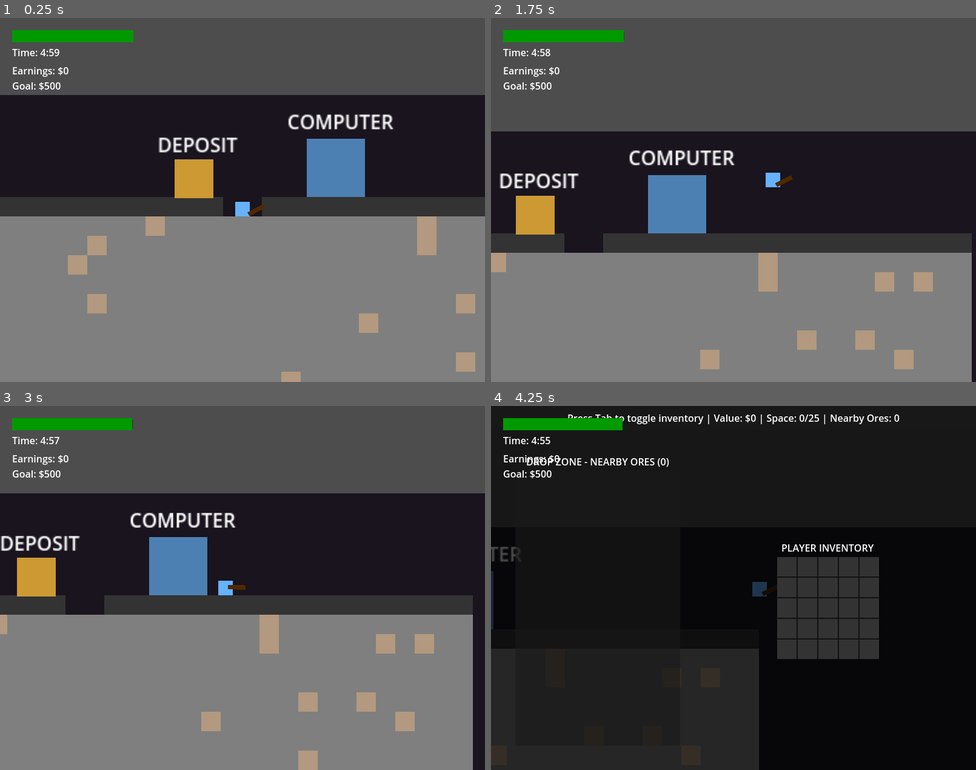
Above: before the commit, frames 1-4 (two rows, left to right).
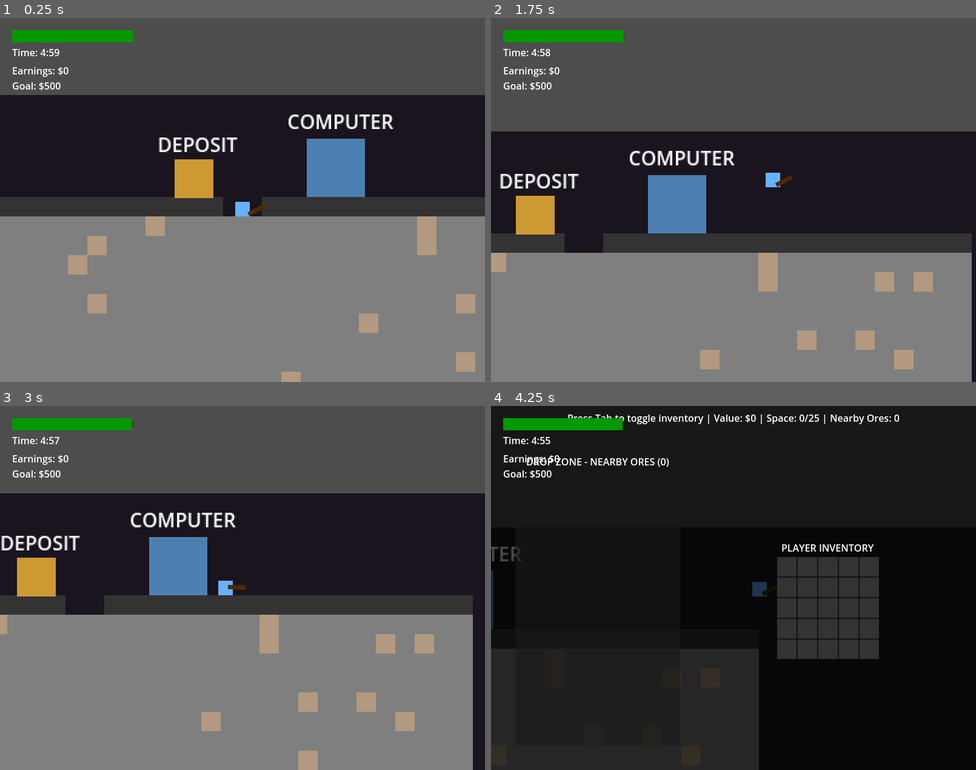
Above: after the commit, the same moments.

Repository: Tommi377/cave-packer
Game: Godot game, scene res://content/levels/mine_level.tscn
The game is run twice, just before and just after one commit, with the same random seed, the same clock (stepped at 60 frames per second) and the same inputs.
Inputs (mouse positions are in pixels of both pictures, inside the frame that each line leads up to):
- Up to frame 1 (0.25 s): no input
- Up to frame 2 (1.75 s): tap Enter (ui_accept) at 0.5 s; move the mouse to (840, 181) at 0.52 s; press the mouse at (840, 181) at 0.53 s; hold D (move_right) from 0.53 s (still down); tap Space (jump) at 0.77, 1.52 s; move the mouse to (636, 218) at 1.27 s; release the mouse at (636, 218) at 1.28 s; tap E (interact) at 1.35 s; click (636, 218) at 1.42 s
- Up to frame 3 (3 s): move the mouse to (291, 507) at 2.02 s; release D (move_right) at 2.03 s; press the mouse at (291, 507) at 2.03 s; hold A (move_left) 2.03-2.78 s; move the mouse to (218, 660) at 2.77 s; release the mouse at (218, 660) at 2.78 s; hold D (move_right) from 2.78 s (still down); tap E (interact) at 2.85 s; click (218, 660) at 2.92 s
- Up to frame 4 (4.25 s): keep holding D (move_right); tap Space (jump) at 3.02, 3.77 s; move the mouse to (879, 642) at 3.52 s; press the mouse at (879, 642) at 3.53 s; tap I (toggle_inventory) at 4.15 s

The runs differ from the first frame. In frame 1, 0.6% of the frame differs, in the area x 32-82%, y 26-37%; in frame 2, 0.5%; in frame 3, 0.5%; in frame 4, less than 0.1%.

Commit message:
clean up and sprites

Diff:
--- a/content/inventory/inventory_ui.gd
+++ b/content/inventory/inventory_ui.gd
@@ -23,6 +23,7 @@
 var held_rotation: int = 0
 var preview_position: Vector2i = Vector2i(-1, -1)
 var preview_valid: bool = false
+var held_item_grab_offset: Vector2i = Vector2i.ZERO # Track where on the item the user grabbed it
 
 var inventory_mode_active: bool = false
 var player_reference: Node2D = null
@@ -122,6 +123,7 @@
 		held_rotation = 0
 		preview_position = Vector2i(-1, -1)
 		held_from_drop_zone = false
+		held_item_grab_offset = Vector2i.ZERO
 		held_item_preview.queue_redraw() # Clear preview when closing
 
 	inventory_mode_changed.emit(inventory_mode_active)
@@ -188,6 +190,7 @@
 		held_item = ore_data
 		held_from_drop_zone = true
 		held_rotation = 0
+		held_item_grab_offset = Vector2i.ZERO # No offset for drop zone items
 		# Hide the item from the list visually
 		for i in range(drop_zone_items.size()):
 			if drop_zone_items[i].get("world_node") == ore_data.get("world_node"):
@@ -235,7 +238,9 @@
 	if grid_rect.has_point(mouse_pos):
 		var grid_x = int(mouse_pos.x / (cell_size + cell_padding))
 		var grid_y = int(mouse_pos.y / (cell_size + cell_padding))
-		preview_position = Vector2i(grid_x, grid_y)
+
+		# Apply grab offset to preview position so the item places where expected
+		preview_position = Vector2i(grid_x, grid_y) - held_item_grab_offset
 
 		var shape = inventory_grid._rotate_shape(
 			held_item.get("shape", [Vector2i(0, 0)]),
@@ -306,9 +311,15 @@
 	var ore_color = held_item.get("color", Color.GRAY)
 	ore_color.a = 0.8
 
-	# Draw centered on cursor
+	# Apply grab offset so the item is centered on the cell that was clicked
+	var offset_pixels = Vector2(
+		- held_item_grab_offset.x * (cell_size + cell_padding),
+		- held_item_grab_offset.y * (cell_size + cell_padding)
+	)
+
+	# Draw centered on cursor with offset
 	for shape_offset in shape:
-		var cell_pos = mouse_pos + Vector2(
+		var cell_pos = mouse_pos + offset_pixels + Vector2(
 			shape_offset.x * (cell_size + cell_padding),
 			shape_offset.y * (cell_size + cell_padding)
 		)
@@ -338,6 +349,7 @@
 		held_rotation = 0
 		preview_position = Vector2i(-1, -1)
 		held_from_drop_zone = false
+		held_item_grab_offset = Vector2i.ZERO
 
 		# Clear the held item preview
 		held_item_preview.queue_redraw()
@@ -365,6 +377,7 @@
 			print("Cannot return item - no space")
 
 	preview_position = Vector2i(-1, -1)
+	held_item_grab_offset = Vector2i.ZERO
 
 	# Clear the held item preview
 	held_item_preview.queue_redraw()
@@ -394,7 +407,12 @@
 			if not ore_data.is_empty():
 				held_item = ore_data
 				held_from_drop_zone = false
-				held_rotation = ore_data.get("rotation", 0)
+				held_rotation = 0 # Reset rotation when picking up
+
+				# Calculate grab offset - which cell of the ore was clicked
+				var ore_origin = ore_data.get("grid_position", Vector2i(0, 0))
+				held_item_grab_offset = grid_pos - ore_origin
+
 				_update_ui()
 
 func _remove_ore_from_world(ore_data: Dictionary) -> void:
--- a/content/world/ores/ore_crystal.tscn
+++ /dev/null
@@ -1,34 +0,0 @@
-[gd_scene load_steps=5 format=3 uid="uid://cy5nuh31d7kjl"]
-
-[ext_resource type="Script" uid="uid://dc2ufhjxefycq" path="res://content/world/ores/ore_pickup.gd" id="1_script"]
-
-[sub_resource type="CanvasTexture" id="CanvasTexture_b7gyw"]
-
-[sub_resource type="RectangleShape2D" id="RectangleShape2D_1"]
-size = Vector2(12, 12)
-
-[sub_resource type="CircleShape2D" id="CircleShape2D_1"]
-radius = 8.0
-
-[node name="OreCrystal" type="RigidBody2D"]
-collision_layer = 4
-script = ExtResource("1_script")
-ore_type = "crystal"
-ore_value = 30
-tetromino_shape = Array[Vector2i]([Vector2i(0, 0), Vector2i(1, 0), Vector2i(1, 1), Vector2i(2, 0)])
-
-[node name="Sprite2D" type="Sprite2D" parent="."]
-modulate = Color(0.4, 0.8, 1, 1)
-texture = SubResource("CanvasTexture_b7gyw")
-region_enabled = true
-region_rect = Rect2(0, 0, 12, 12)
-
-[node name="CollisionShape2D" type="CollisionShape2D" parent="."]
-shape = SubResource("RectangleShape2D_1")
-
-[node name="PickupArea" type="Area2D" parent="."]
-collision_layer = 0
-collision_mask = 2
-
-[node name="PickupCollision" type="CollisionShape2D" parent="PickupArea"]
-shape = SubResource("CircleShape2D_1")
--- a/content/world/ores/ore_gold.tscn
+++ /dev/null
@@ -1,34 +0,0 @@
-[gd_scene load_steps=5 format=3 uid="uid://crxmr0f8pimhq"]
-
-[ext_resource type="Script" uid="uid://dc2ufhjxefycq" path="res://content/world/ores/ore_pickup.gd" id="1_script"]
-
-[sub_resource type="CanvasTexture" id="CanvasTexture_0enhv"]
-
-[sub_resource type="RectangleShape2D" id="RectangleShape2D_1"]
-size = Vector2(12, 12)
-
-[sub_resource type="CircleShape2D" id="CircleShape2D_1"]
-radius = 8.0
-
-[node name="OreGold" type="RigidBody2D"]
-collision_layer = 4
-script = ExtResource("1_script")
-ore_type = "gold"
-ore_value = 15
-tetromino_shape = Array[Vector2i]([Vector2i(0, 0), Vector2i(1, 0), Vector2i(0, 1)])
-
-[node name="Sprite2D" type="Sprite2D" parent="."]
-modulate = Color(1, 0.84, 0, 1)
-texture = SubResource("CanvasTexture_0enhv")
-region_enabled = true
-region_rect = Rect2(0, 0, 12, 12)
-
-[node name="CollisionShape2D" type="CollisionShape2D" parent="."]
-shape = SubResource("RectangleShape2D_1")
-
-[node name="PickupArea" type="Area2D" parent="."]
-collision_layer = 0
-collision_mask = 2
-
-[node name="PickupCollision" type="CollisionShape2D" parent="PickupArea"]
-shape = SubResource("CircleShape2D_1")
--- a/content/world/ores/ore_iron.tscn
+++ /dev/null
@@ -1,34 +0,0 @@
-[gd_scene load_steps=5 format=3 uid="uid://d0y3a2k8xh4pg"]
-
-[ext_resource type="Script" uid="uid://dc2ufhjxefycq" path="res://content/world/ores/ore_pickup.gd" id="1_script"]
-
-[sub_resource type="CanvasTexture" id="CanvasTexture_we4a0"]
-
-[sub_resource type="RectangleShape2D" id="RectangleShape2D_1"]
-size = Vector2(12, 12)
-
-[sub_resource type="CircleShape2D" id="CircleShape2D_1"]
-radius = 8.0
-
-[node name="OreIron" type="RigidBody2D"]
-collision_layer = 4
-script = ExtResource("1_script")
-ore_type = "iron"
-ore_value = 5
-tetromino_shape = Array[Vector2i]([Vector2i(0, 0), Vector2i(1, 0)])
-
-[node name="Sprite2D" type="Sprite2D" parent="."]
-modulate = Color(0.8, 0.5, 0.3, 1)
-texture = SubResource("CanvasTexture_we4a0")
-region_enabled = true
-region_rect = Rect2(0, 0, 12, 12)
-
-[node name="CollisionShape2D" type="CollisionShape2D" parent="."]
-shape = SubResource("RectangleShape2D_1")
-
-[node name="PickupArea" type="Area2D" parent="."]
-collision_layer = 0
-collision_mask = 2
-
-[node name="PickupCollision" type="CollisionShape2D" parent="PickupArea"]
-shape = SubResource("CircleShape2D_1")
--- a/content/world/ores/ore_pickup.gd
+++ /dev/null
@@ -1,71 +0,0 @@
-extends RigidBody2D
-class_name OrePickup
-
-## Ore properties
-@export var ore_type: String = "stone"
-@export var ore_value: int = 1
-@export var tetromino_shape: Array[Vector2i] = [Vector2i(0, 0)] # Single block by default
-
-## Visual
-@onready var sprite: Sprite2D = $Sprite2D
-@onready var collision: CollisionShape2D = $CollisionShape2D
-@onready var pickup_area: Area2D = $PickupArea
-
-## Pickup settings
-var can_be_picked_up: bool = false
-var pickup_timer: float = 0.0
-const PICKUP_DELAY = 0.3 # Delay before can be picked up
-
-signal ore_collected(ore_data: Dictionary)
-
-func _ready() -> void:
-	# Set up physics
-	gravity_scale = 1.0
-	max_contacts_reported = 3
-	contact_monitor = true
-
-	# Connect pickup area
-	if pickup_area:
-		pickup_area.body_entered.connect(_on_pickup_area_entered)
-
-	# Start pickup delay
-	pickup_timer = PICKUP_DELAY
-
-func _process(delta: float) -> void:
-	# Update pickup timer
-	if pickup_timer > 0:
-		pickup_timer -= delta
-		if pickup_timer <= 0:
-			can_be_picked_up = true
-
-func _on_pickup_area_entered(body: Node2D) -> void:
-	if not can_be_picked_up:
-		return
-
-	if body is Player:
-		collect(body)
-
-func collect(player: Player) -> void:
-	# Create ore data package
-	var ore_data = {
-		"type": ore_type,
-		"value": ore_value,
-		"shape": tetromino_shape,
-		"color": sprite.modulate if sprite else Color.WHITE
-	}
-
-	# Notify player
-	player.collect_ore(ore_data)
-
-	# Emit signal
-	ore_collected.emit(ore_data)
-
-	# Remove from scene
-	queue_free()
-
-func apply_drop_impulse(impulse: Vector2) -> void:
-	linear_velocity = impulse
-
-func set_ore_color(color: Color) -> void:
-	if sprite:
-		sprite.modulate = color
--- a/content/world/ores/ore_stone.tscn
+++ /dev/null
@@ -1,31 +0,0 @@
-[gd_scene load_steps=5 format=3 uid="uid://bqjxr3f3oqvvj"]
-
-[ext_resource type="Script" uid="uid://dc2ufhjxefycq" path="res://content/world/ores/ore_pickup.gd" id="1_script"]
-
-[sub_resource type="CanvasTexture" id="CanvasTexture_qjyy3"]
-
-[sub_resource type="RectangleShape2D" id="RectangleShape2D_1"]
-size = Vector2(12, 12)
-
-[sub_resource type="CircleShape2D" id="CircleShape2D_1"]
-radius = 8.0
-
-[node name="OreStone" type="RigidBody2D"]
-collision_layer = 4
-script = ExtResource("1_script")
-
-[node name="Sprite2D" type="Sprite2D" parent="."]
-modulate = Color(0.6, 0.6, 0.6, 1)
-texture = SubResource("CanvasTexture_qjyy3")
-region_enabled = true
-region_rect = Rect2(0, 0, 12, 12)
-
-[node name="CollisionShape2D" type="CollisionShape2D" parent="."]
-shape = SubResource("RectangleShape2D_1")
-
-[node name="PickupArea" type="Area2D" parent="."]
-collision_layer = 0
-collision_mask = 2
-
-[node name="PickupCollision" type="CollisionShape2D" parent="PickupArea"]
-shape = SubResource("CircleShape2D_1")
--- a/project.godot
+++ b/project.godot
@@ -92,5 +92,6 @@
 
 [rendering]
 
+textures/canvas_textures/default_texture_filter=0
 renderer/rendering_method="gl_compatibility"
 renderer/rendering_method.mobile="gl_compatibility"
--- /dev/null
+++ b/test_stuff/tileset_test.tscn
@@ -0,0 +1,3 @@
+[gd_scene format=3 uid="uid://c2xihu4o6xogm"]
+
+[node name="TilesetTest" type="Node2D"]
Binary file added: cave.png
Not shown, added: cave.png.import
Not shown, removed: content/world/ores/ore_pickup.gd.uid
